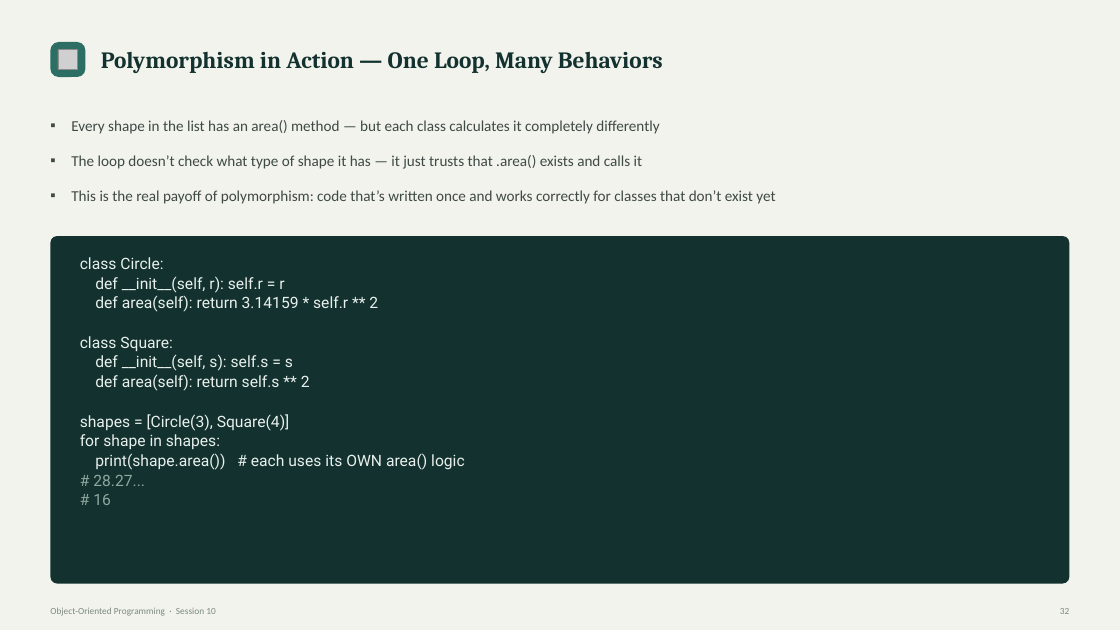
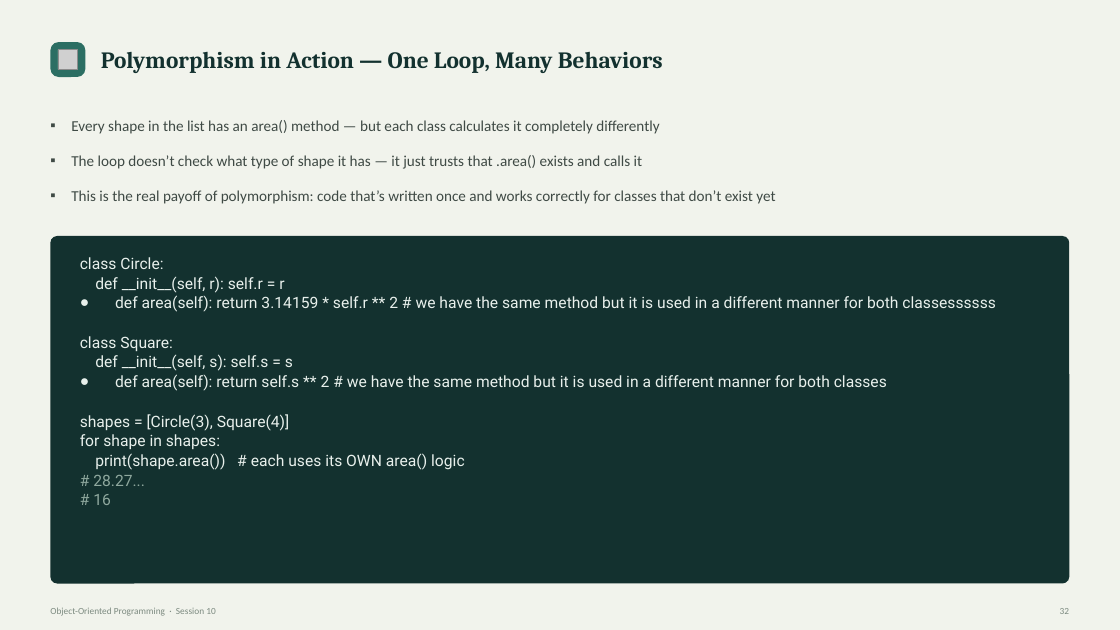
Before and after one commit to waseem-development/ai-ml-course, a slide deck: slide 32 of slides/1_python_slides/9_Object-Oriented Programming - Session 10.pptx. Drawn at 1120x630 pixels with LibreOffice and Linux fonts; fonts in the diff are those of the drawing; grey boxes stand for pictures. Boxes give left, top, right and bottom in pixels: in the first picture for what was removed or moved away, otherwise in the second. Text is boxed around its words. In the diff, an @@ line names an element or a change of style, - is before the commit and + after.

```diff
--- a/slides/1_python_slides/9_Object-Oriented Programming - Session 10.pptx
+++ b/slides/1_python_slides/9_Object-Oriented Programming - Session 10.pptx
@@ text at box(115, 295, 996, 312): text changed @@
-def area(self): return 3.14159 * self.r ** 2
+● def area(self): return 3.14159 * self.r ** 2 # we have the same method but it is used in a different manner for both classessssss
@@ text at box(115, 374, 887, 391): text changed @@
-def area(self): return self.s ** 2
+● def area(self): return self.s ** 2 # we have the same method but it is used in a different manner for both classes
```
Also in this commit, not shown: 1 slide added, 4 other files.
